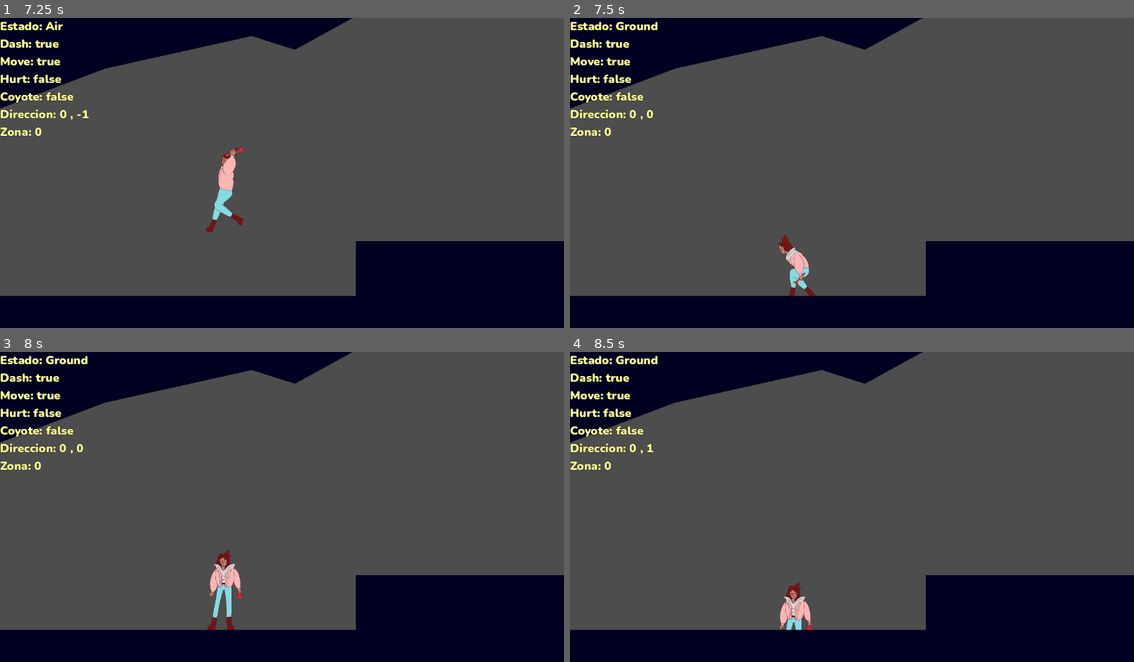
Above: before the commit, frames 1-4 (two rows, left to right).
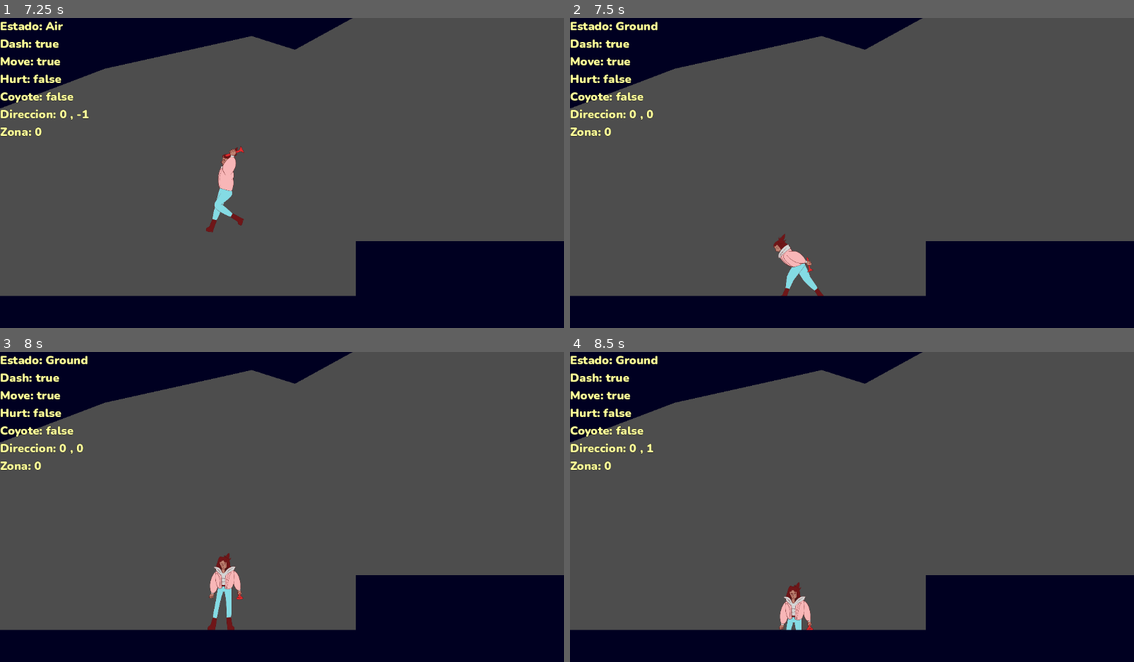
Above: after the commit, the same moments.

Repository: GuillermoC66/Interna
Game: Godot game, scene res://tutorial.tscn
The game is run twice, just before and just after one commit, with the same random seed, the same clock (stepped at 60 frames per second) and the same inputs.
Inputs (mouse positions are in pixels of both pictures, inside the frame that each line leads up to):
- Up to frame 1 (7.25 s): tap Enter (ui_accept) at 0.5, 0.77, 3.5, 3.77, 6.77 s; move the mouse to (406, 160) at 0.52 s; hold Right (ui_right) 0.53-1.25 s; hold X (dash) 0.53-1.25 s; click (406, 160) at 0.67 s; drag from (169, 191) to (338, 262) at 1.27 s; move the mouse to (338, 107) at 2.02 s; hold Right (ui_right) 2.03-2.75 s; hold F 2.03-2.75 s; drag from (253, 241) to (112, 129) at 2.77 s; move the mouse to (451, 222) at 3.52 s; hold Left (ui_left) 3.53-4.25 s; hold X (dash) 3.53-4.25 s; drag from (112, 129) to (530, 52) at 4.27 s; move the mouse to (310, 176) at 5.02 s; hold Down (ui_down) 5.03-5.75 s; hold F 5.03-5.75 s; click (310, 176) at 5.17 s; drag from (197, 98) to (169, 191) at 5.77 s; move the mouse to (406, 160) at 6.52 s; hold Up (ui_up) from 6.53 s (still down); hold X (dash) from 6.53 s (still down)
- Up to frame 2 (7.5 s): release Up (ui_up) at 7.25 s; release X (dash) at 7.25 s; drag from (739, 191) to (1100, 52) at 7.27 s
- Up to frame 3 (8 s): no input
- Up to frame 4 (8.5 s): move the mouse to (908, 441) at 8.02 s; hold Down (ui_down) from 8.03 s (still down); hold F from 8.03 s (still down)

Frame 1 is identical in both runs. In frame 2, 0.6% of the frame differs, in the area x 36-45%, y 69-90%; in frame 3, 0.3%; in frame 4, nothing differs.

Commit message:
no logré mucho xd

Diff:
--- a/ESCENAS/Player.tscn
+++ b/ESCENAS/Player.tscn
@@ -448,7 +448,7 @@
 
 [sub_resource type="Animation" id="Animation_7dp0g"]
 resource_name = "tocarpiso"
-length = 0.333338
+length = 0.166671
 step = 0.0416667
 tracks/0/type = "value"
 tracks/0/imported = false
@@ -457,7 +457,7 @@
 tracks/0/interp = 1
 tracks/0/loop_wrap = true
 tracks/0/keys = {
-"times": PackedFloat32Array(0, 0.0833334, 0.166667, 0.25),
+"times": PackedFloat32Array(0, 0.0416667, 0.0833333, 0.125),
 "transitions": PackedFloat32Array(1, 1, 1, 1),
 "update": 1,
 "values": [14, 16, 17, 19]
@@ -994,7 +994,7 @@
 states/walk/node = SubResource("AnimationNodeAnimation_h2w5o")
 states/walk/position = Vector2(461.259, -113.8)
 transitions = ["transLookUp", "lookup", SubResource("AnimationNodeStateMachineTransition_3fo27"), "transCrouch", "crouc …(1737 unchanged characters)…
-graph_offset = Vector2(-563.951, -83.9977)
+graph_offset = Vector2(-563.951, 26.6497)
 
 [node name="Player" type="CharacterBody2D"]
 script = ExtResource("1_5qni1")
--- a/SCRIPTS/AirState.gd
+++ b/SCRIPTS/AirState.gd
@@ -26,6 +26,7 @@
 		jump()
 
 func jump():
+
 	character.velocity.y = jump_velocity
 	stateMachine.coyote_jump = false
 
--- a/SCRIPTS/GroundState.gd
+++ b/SCRIPTS/GroundState.gd
@@ -40,7 +40,7 @@
 
 #Cambiar CollisionShape
 func crouch():
-	character.directionY = 1
+	character.directionY = 0
 	detenerse()
 	hurtbox.position.y = 24
 	hurtbox.scale.y = 0.5
